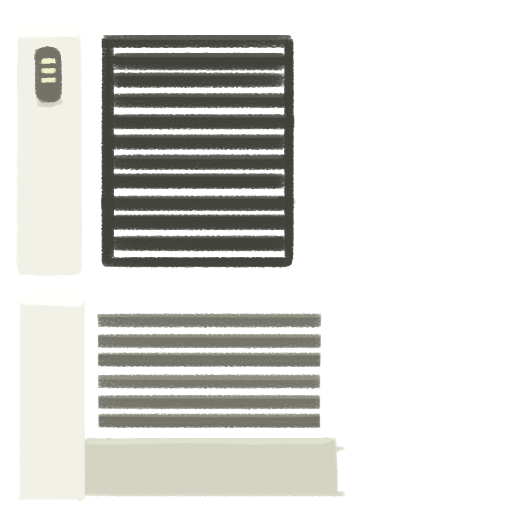
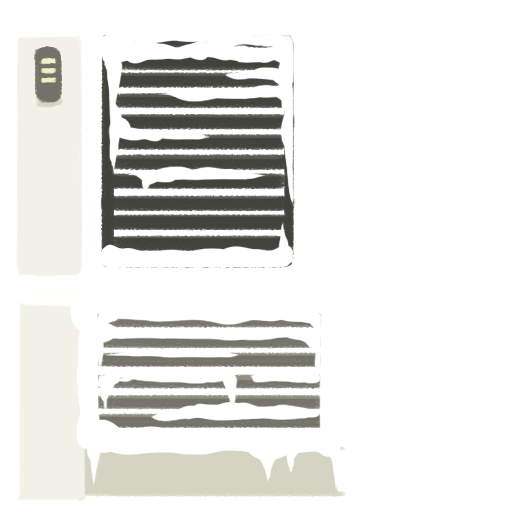
Two versions of the same layered image (512 x 512). Layer-by-layer changes:
removed group "concept 2" (5 layers) over 70, 34, 341, 490
added layer "Layer 9" above "Layer 3" over 70, 34, 341, 490
moved "Layer 7" out of group "concept 2" over 101, 34, 294, 267
moved "Layer 5" out of group "concept 2" over 70, 296, 86, 450
moved "Layer 6" out of group "concept 2" over 97, 313, 322, 428
moved "Layer 4" out of group "concept 2" over 76, 436, 341, 490
